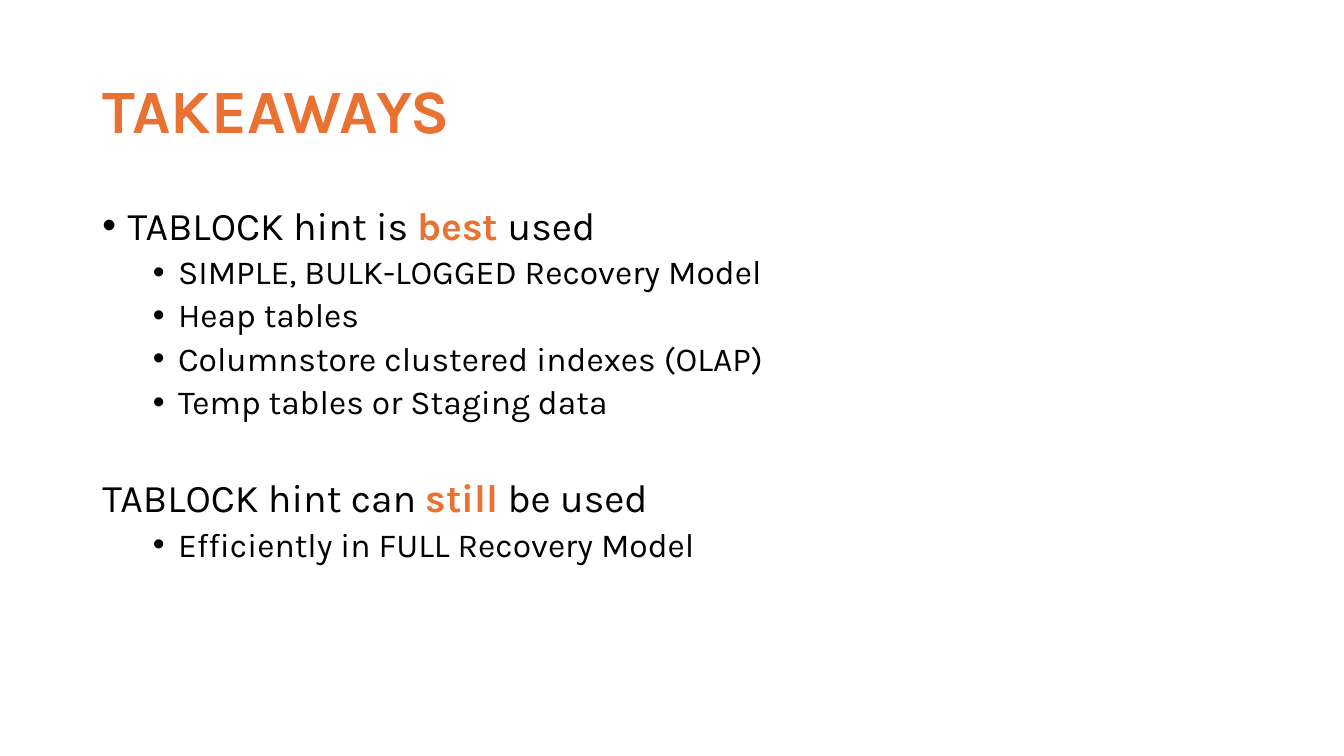
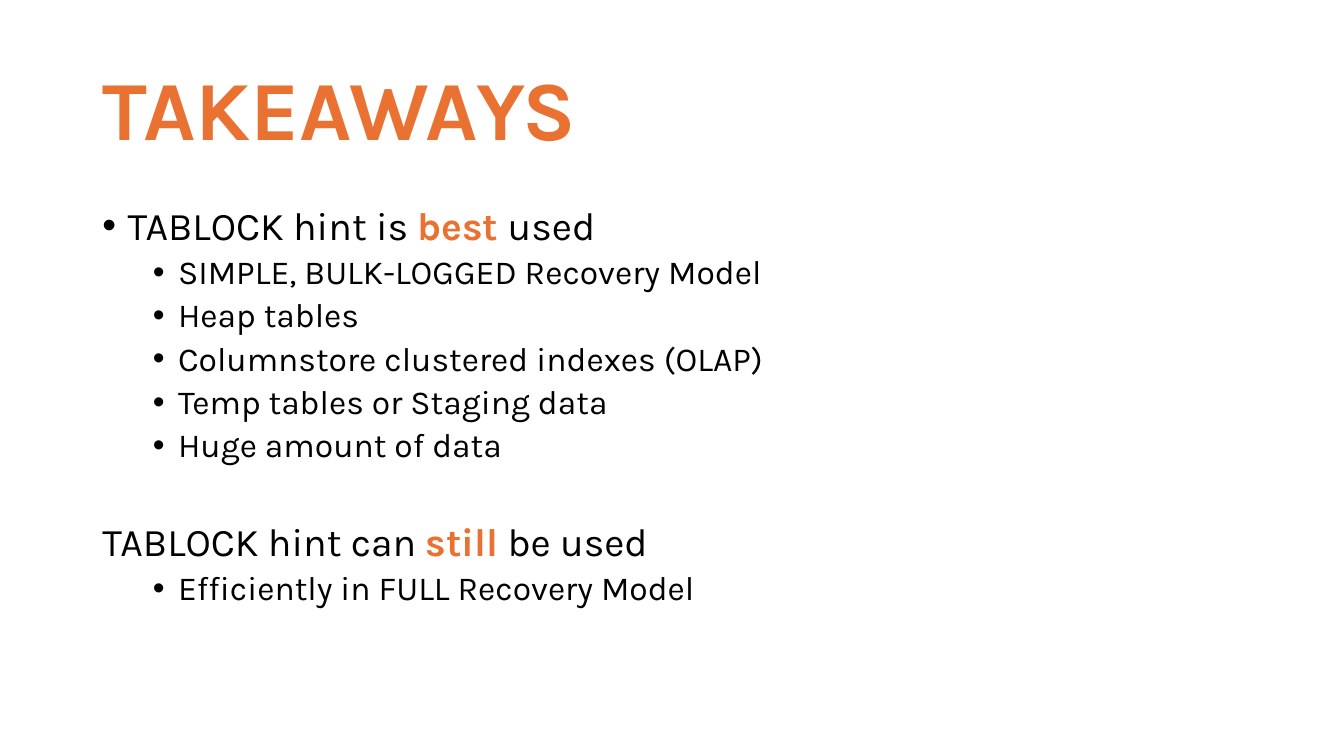
Before and after one commit to haripriyasb/TABLOCK, a slide deck: slide 9 of Load Data Faster.pptx (slide 7 before the commit). Drawn at 1344x756 pixels with LibreOffice and Linux fonts; fonts in the diff are those of the drawing. Boxes give left, top, right and bottom in pixels: in the first picture for what was removed or moved away, otherwise in the second. Text is boxed around its words. In the diff, an @@ line names an element or a change of style, - is before the commit and + after.

```diff
--- a/Load Data Faster.pptx
+++ b/Load Data Faster.pptx
@@ title "TAKEAWAYS" at [102,84,576,141]: size 44 to 60 pt @@
@@ text at [178,434,502,466]: paragraph added @@
+  • Huge amount of data
```
Also in this commit, not shown: 6 other slides changed, 3 slides added, 1 slide removed.
